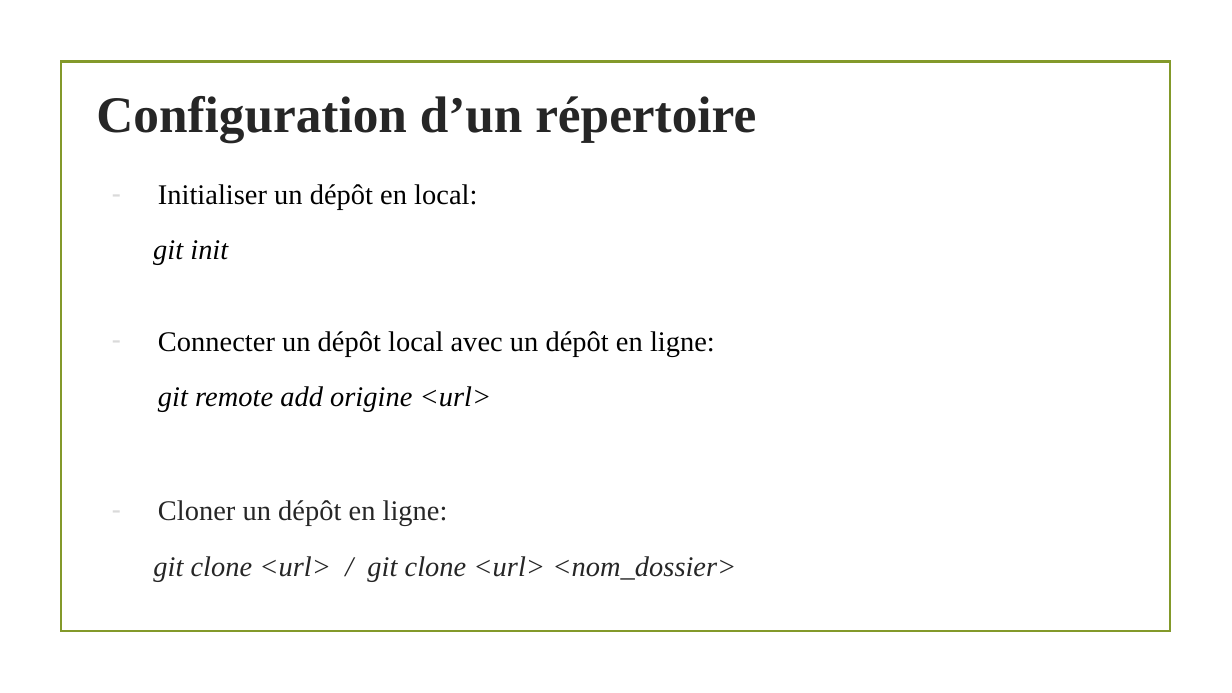
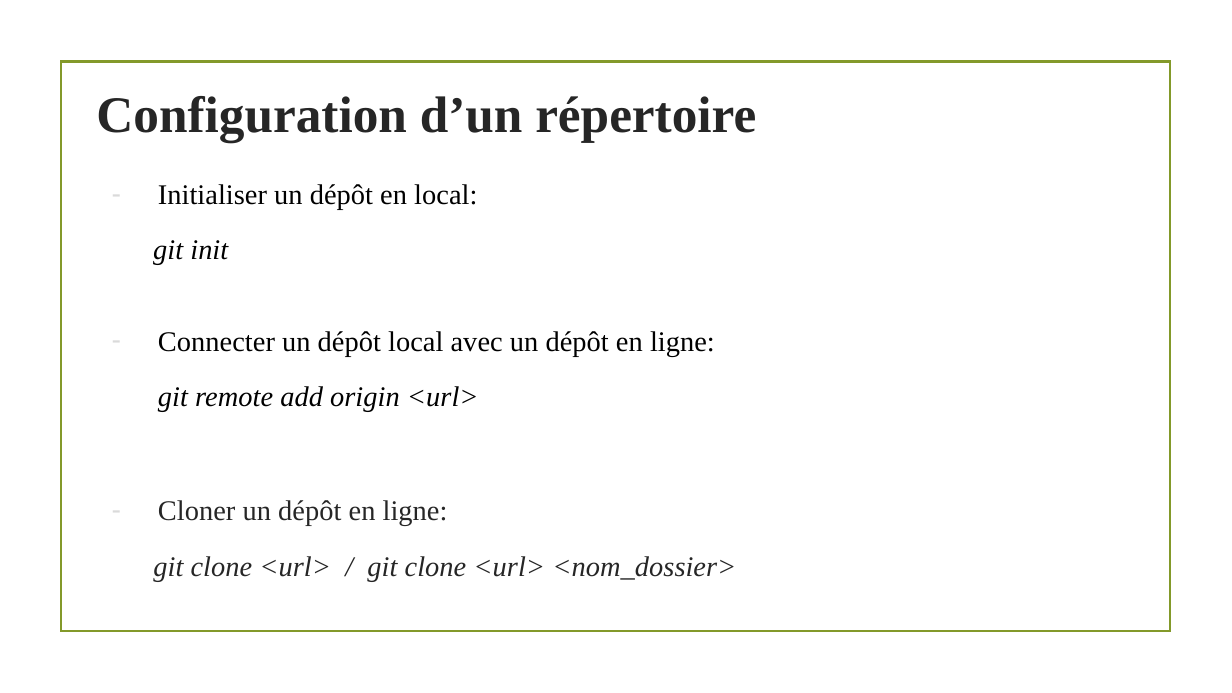
Before and after one commit to MonaQuimbamba/git-projet, a slide deck: slide 7 of présentationGit.pptx. Drawn at 1232x693 pixels with LibreOffice and Linux fonts; fonts in the diff are those of the drawing; background and template pictures are left out. Boxes give left, top, right and bottom in pixels: in the first picture for what was removed or moved away, otherwise in the second. Text is boxed around its words. In the diff, an @@ line names an element or a change of style, - is before the commit and + after.

```diff
--- a/présentationGit.pptx
+++ b/présentationGit.pptx
@@ text at <box>158,386,479,411</box>: text changed @@
-git remote add origine <url>
+git remote add origin <url>
```
Also in this commit, not shown: 3 other slides changed.
